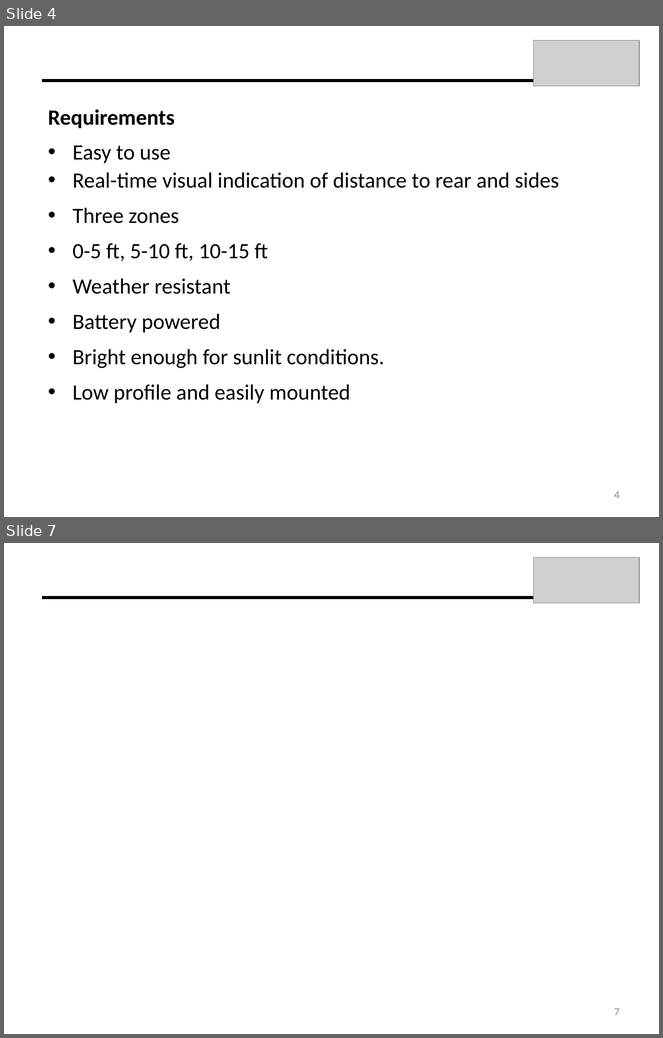
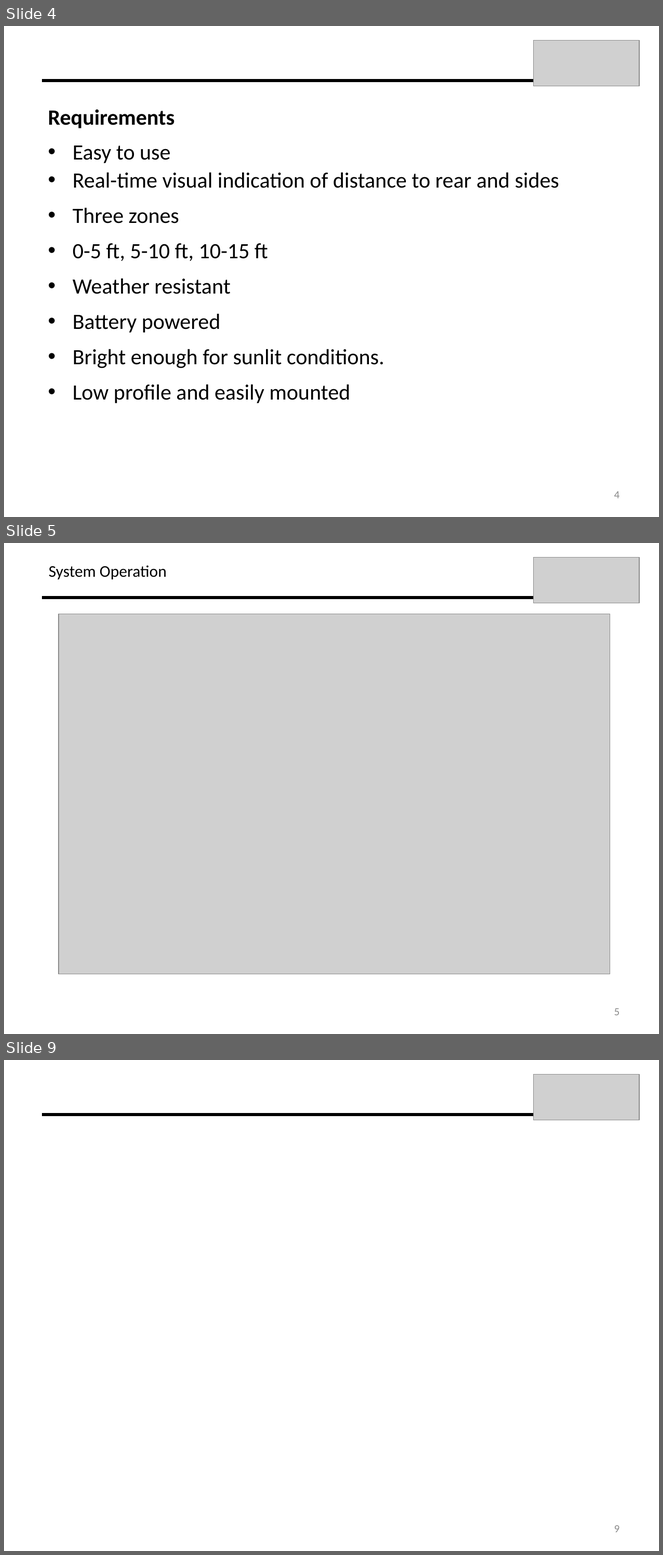
Before and after one commit to dfrister/Practicum2014, a slide deck: Presentation/T04_Presentation.pptx. Shown one above the other, each under a label of ours: slides 4 and 7 before the commit, slides 4, 5 and 9 after it; the slides between them are not shown. The pictures are 663x1038 and 663x1555 pixels, drawn with LibreOffice and Linux fonts; fonts in the diff are those of the drawing; grey boxes stand for pictures. Boxes give left, top, right and bottom in pixels: in the first picture for what was removed or moved away, otherwise in the second. Text is boxed around its words. In the diff, an @@ line names an element or a change of style, - is before the commit and + after.

```diff
--- a/Presentation/T04_Presentation.pptx
+++ b/Presentation/T04_Presentation.pptx
@@ slide 5 added at [4,543,659,1034], background #FFFFFF @@
@@ picture added at [533,558,639,603] @@
@@ text added at [49,565,167,579], 18 pt, text #000000 @@
+System Operation
@@ line added from (533, 598) to (42, 598), #000000 3 pt @@
@@ picture added at [59,614,610,974] @@
@@ page number added at [614,1008,620,1016], 12 pt, text #8C8C8C @@
+5
@@ what was slide 7 is now slide 9 @@
@@ page number at [614,1525,620,1533]: text changed @@
-7
+9
```
Also in this commit, not shown: 2 slides changed, 3 other slides added, 2 slides removed.
